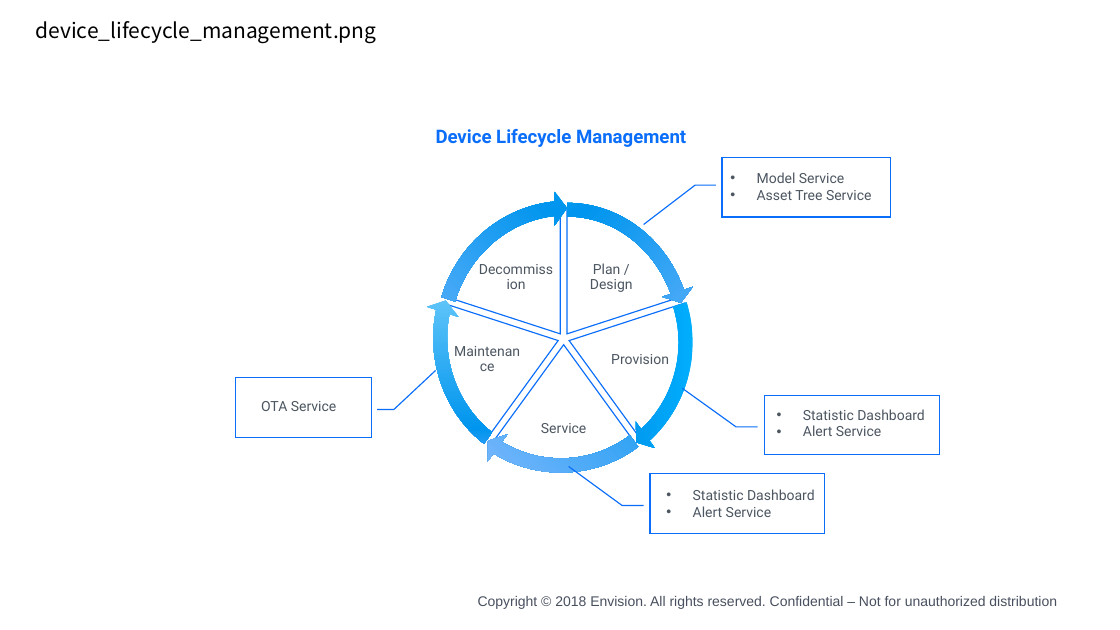
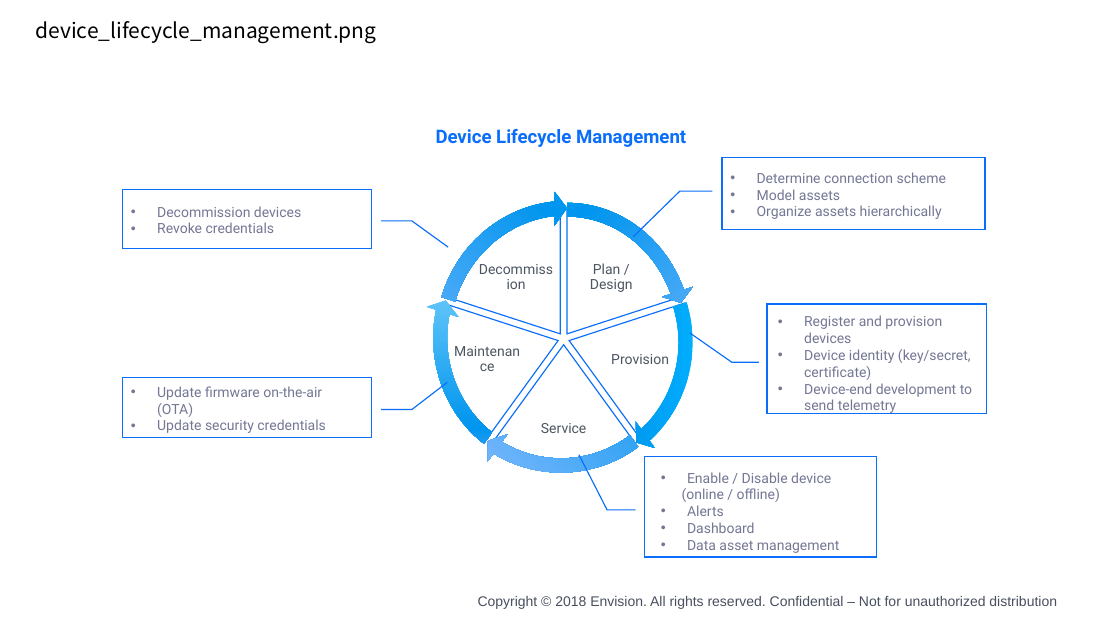
Before and after one commit to kikuchiyo/device_connection_en, a slide deck: slide 26 of media/device_en.pptx (slide 29 before the commit). Drawn at 1120x630 pixels with LibreOffice and Linux fonts; fonts in the diff are those of the drawing; background and template pictures are left out. Boxes give left, top, right and bottom in pixels: in the first picture for what was removed or moved away, otherwise in the second. Text is boxed around its words. In the diff, an @@ line names an element or a change of style, - is before the commit and + after.

```diff
--- a/media/device_en.pptx
+++ b/media/device_en.pptx
@@ border callout: place and size @@
-border callout at (723, 157, 891, 217)
+border callout at (723, 157, 986, 229)
@@ group removed at (261, 172, 940, 517): 4 texts, 1 border callout @@
-OTA Service
-• Statistic Dashboard
-• Alert Service
-• Statistic Dashboard
-• Alert Service
-• Model Service
-• Asset Tree Service
@@ group added at (123, 172, 986, 553): 5 texts, 2 border callouts @@
+• Update firmware on-the-air (OTA)
+• Update security credentials
+• Register and provision devices
+• Device identity (key/secret, certificate)
+• Device-end development to send telemetry
+• Enable / Disable device
+(online / offline)
+• Alerts
+• Dashboard
+• Data asset management
+• Determine connection scheme
+• Model assets
+• Organize assets hierarchically
+• Decommission devices
+• Revoke credentials
@@ fill #FFFFFF to none; proportions changed in 3 elements at (644, 456, 877, 557), (723, 157, 986, 229), (123, 378, 372, 438) @@
@@ border callout: place and size @@
-border callout at (235, 378, 372, 438)
+border callout at (123, 378, 372, 438)
@@ border callout: place and size @@
-border callout at (650, 474, 825, 534)
+border callout at (644, 456, 877, 557)
```
Also in this commit, not shown: 3 slides removed, 9 other files.
